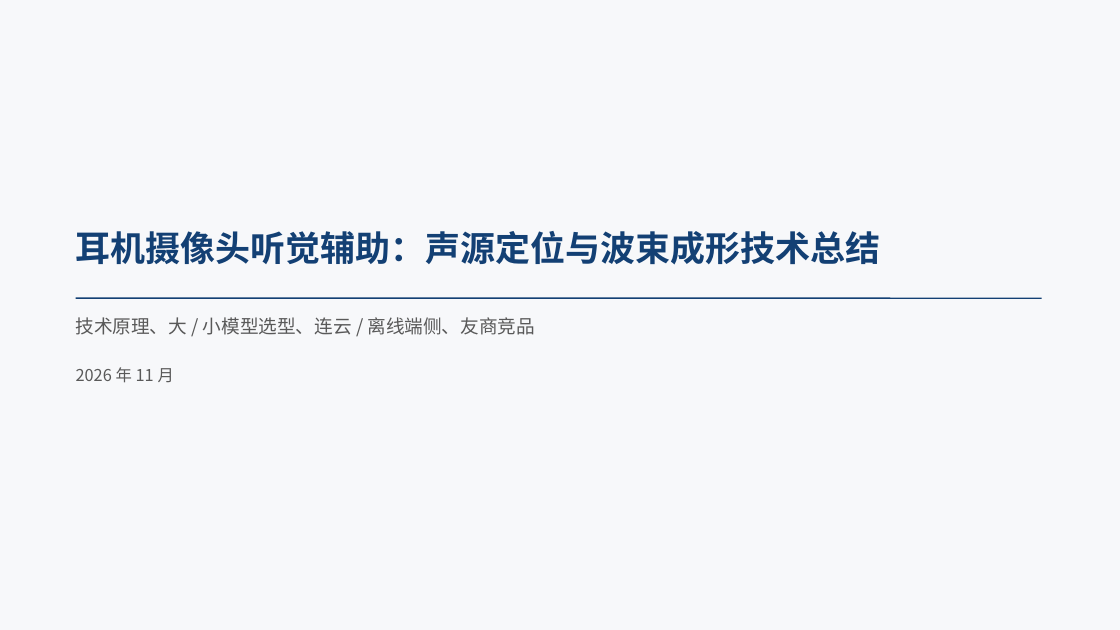
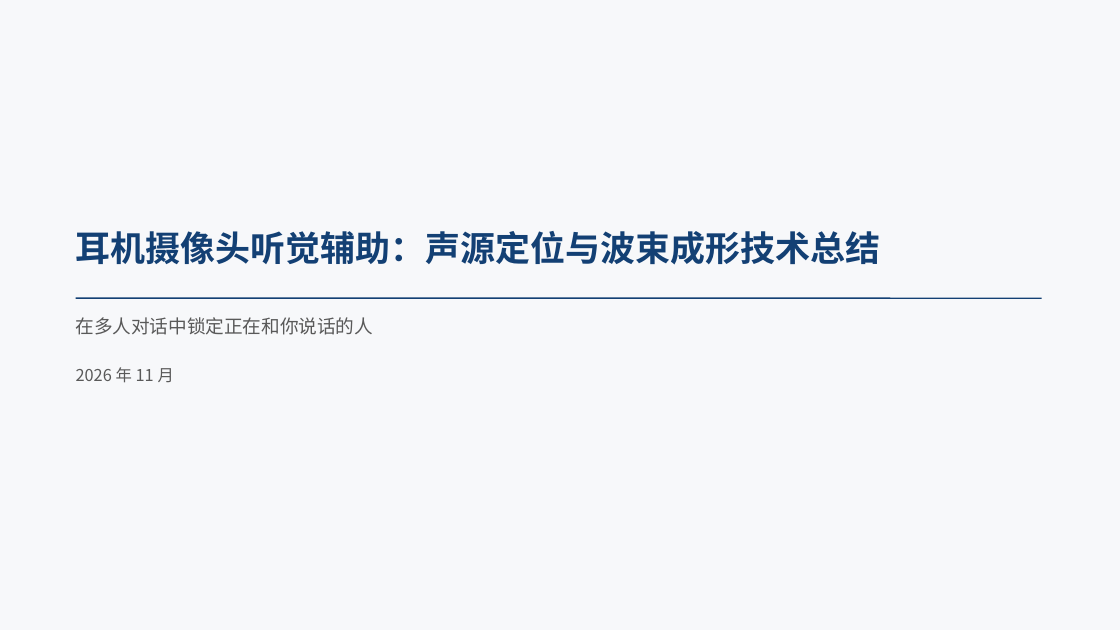
Before and after one commit to ZeroFoxxi/ssl-scene1, a slide deck: slide 1 of 02_耳机声源定位/耳机摄像头听觉辅助_声源定位与波束成形技术总结.pptx. Drawn at 1120x630 pixels with LibreOffice and Linux fonts; fonts in the diff are those of the drawing. Boxes give left, top, right and bottom in pixels: in the first picture for what was removed or moved away, otherwise in the second. Text is boxed around its words. In the diff, an @@ line names an element or a change of style, - is before the commit and + after.

```diff
--- a/02_耳机声源定位/耳机摄像头听觉辅助_声源定位与波束成形技术总结.pptx
+++ b/02_耳机声源定位/耳机摄像头听觉辅助_声源定位与波束成形技术总结.pptx
@@ text at (76,317,374,335): text changed @@
-技术原理、大 / 小模型选型、连云 / 离线端侧、友商竞品
+在多人对话中锁定正在和你说话的人
```
Also in this commit, not shown: 8 other slides changed, 2 other files.
